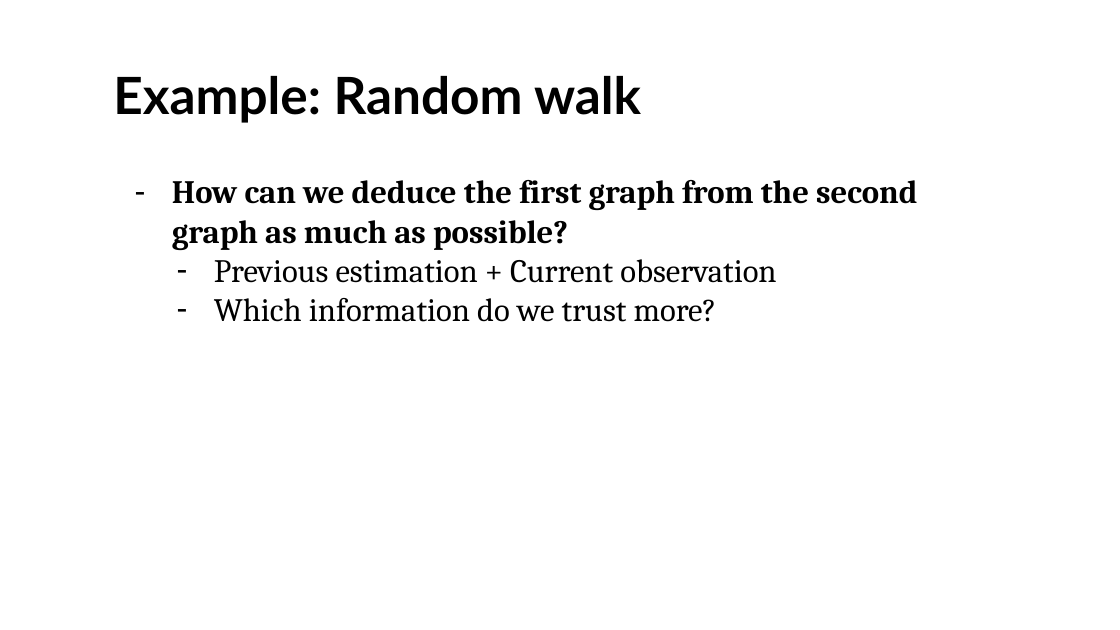
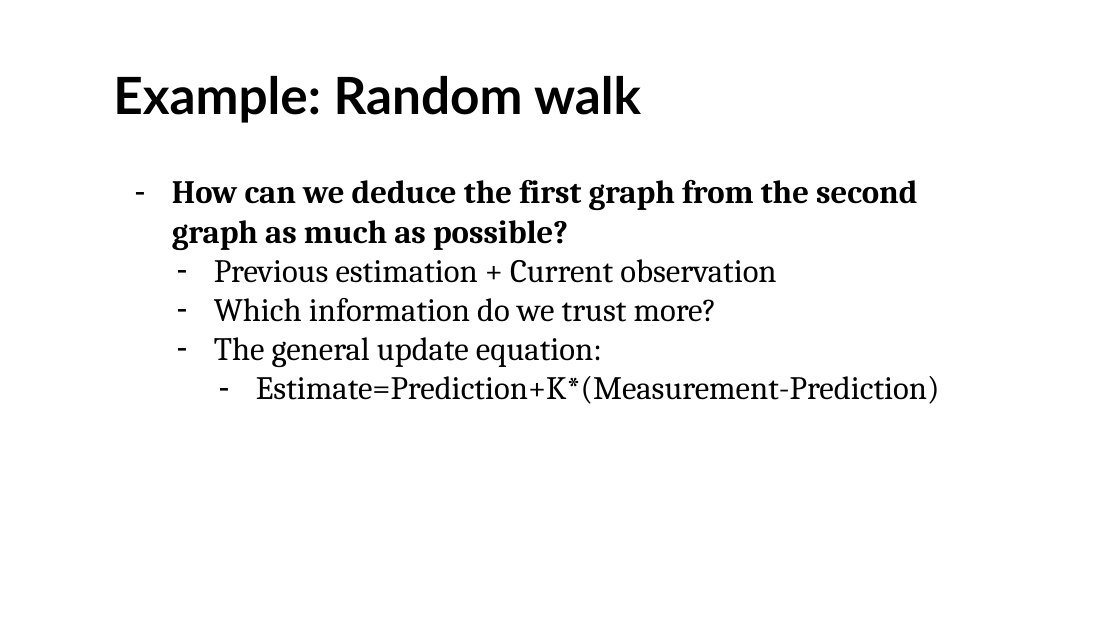
Before and after one commit to UOMDSS/workshops-2022-2023, a slide deck: slide 7 of semester-1/Week-4-Kalman-Filtering-Inverted-Pendulum/state space models and filtering.pptx. Drawn at 1120x630 pixels with LibreOffice and Linux fonts; fonts in the diff are those of the drawing; background and template pictures are left out. Boxes give left, top, right and bottom in pixels: in the first picture for what was removed or moved away, otherwise in the second. Text is boxed around its words. In the diff, an @@ line names an element or a change of style, - is before the commit and + after.

```diff
--- a/semester-1/Week-4-Kalman-Filtering-Inverted-Pendulum/state space models and filtering.pptx
+++ b/semester-1/Week-4-Kalman-Filtering-Inverted-Pendulum/state space models and filtering.pptx
@@ text at (214,337,940,404): paragraphs added @@
+  – The general update equation:
+    – Estimate=Prediction+K*(Measurement-Prediction)
```
Also in this commit, not shown: 2 other slides changed, 13 slides added, 2 other files.
